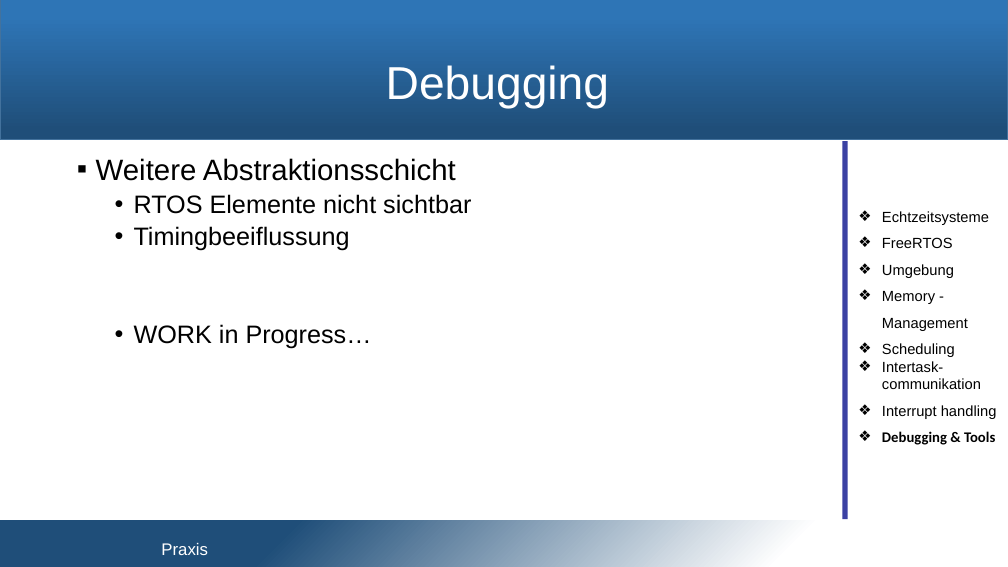
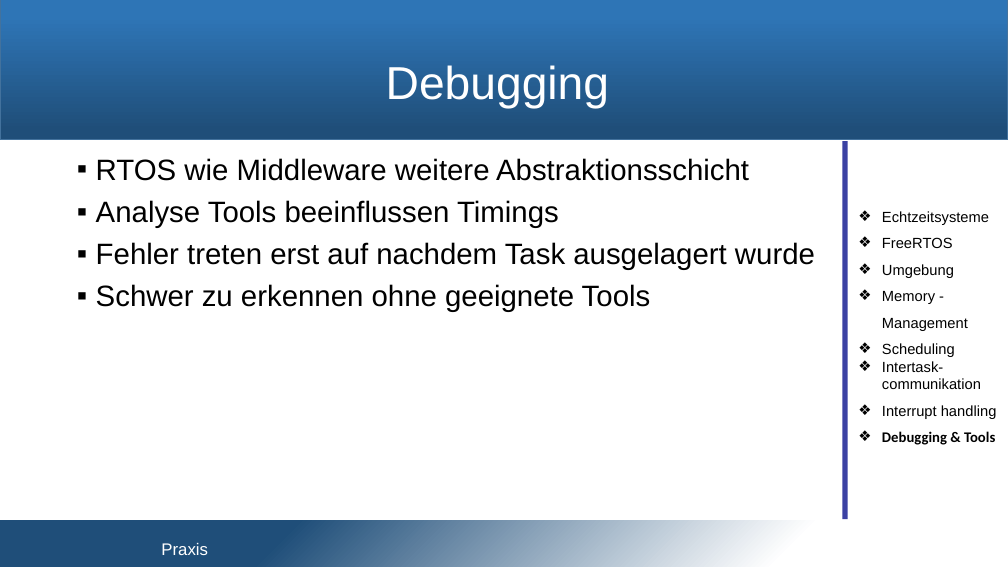
Before and after one commit to snobz/Seminar_BS_2017, a slide deck: slide 23 of Päsi/Seminar Betriebssysteme.pptx (slide 24 before the commit). Drawn at 1008x567 pixels with LibreOffice and Linux fonts; fonts in the diff are those of the drawing; background and template pictures are left out. Boxes give left, top, right and bottom in pixels: in the first picture for what was removed or moved away, otherwise in the second. Text is boxed around its words. In the diff, an @@ line names an element or a change of style, - is before the commit and + after.

```diff
--- a/Päsi/Seminar Betriebssysteme.pptx
+++ b/Päsi/Seminar Betriebssysteme.pptx
@@ text at (x1=96, y1=158, x2=815, y2=312): text changed; size 24 to 28 pt @@
-▪ Weitere Abstraktionsschicht
-  • RTOS Elemente nicht sichtbar
-  • Timingbeeiflussung
-  • WORK in Progress…
+▪ RTOS wie Middleware weitere Abstraktionsschicht
+▪ Analyse Tools beeinflussen Timings
+▪ Fehler treten erst auf nachdem Task ausgelagert wurde
+▪ Schwer zu erkennen ohne geeignete Tools
```
Also in this commit, not shown: 11 other slides changed, 1 slide removed.
